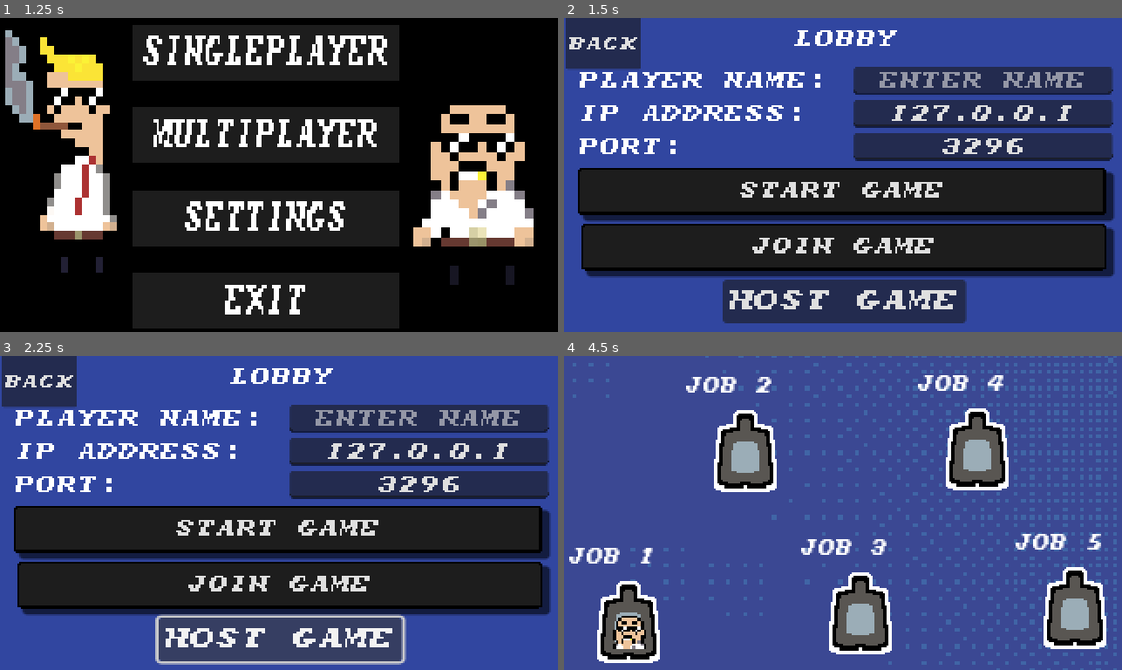
Above: before the commit, frames 1-4 (two rows, left to right).
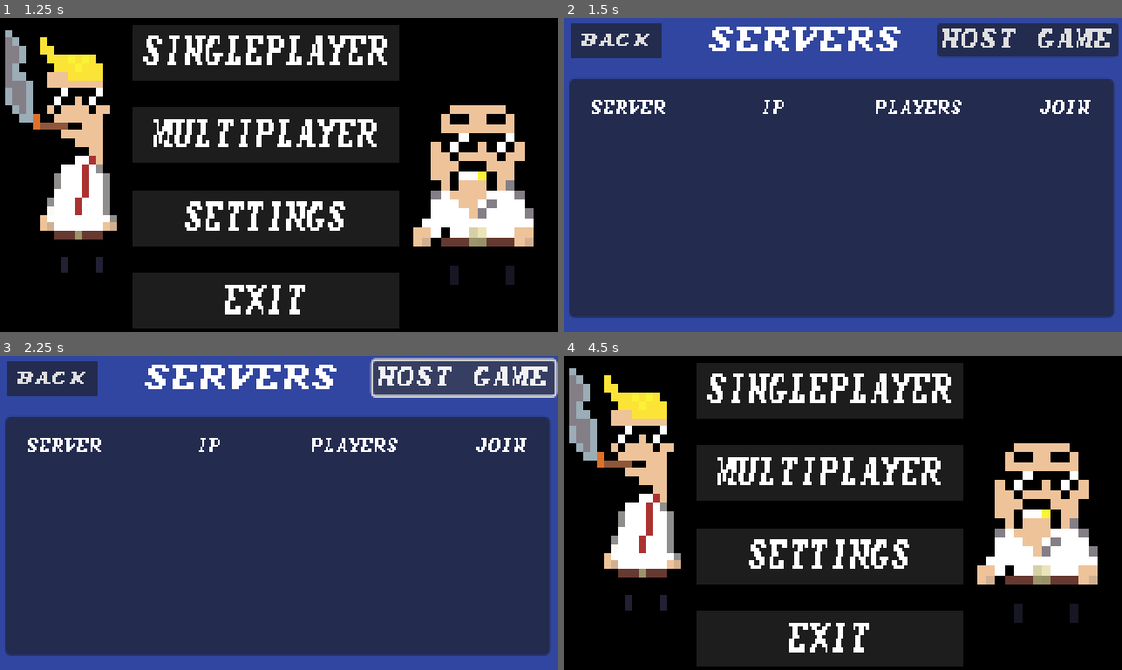
Above: after the commit, the same moments.

Repository: Flipfloppm/jump-n-gun
Game: Godot game, scene res://Levels/level_selection/title_screen.tscn
Same seed, same stepped clock (60 frames per second), same inputs: the game is played once before the commit and once after it.
Inputs (mouse positions are in pixels of both pictures, inside the frame that each line leads up to):
- Up to frame 1 (1.25 s): tap Enter (ChooseLevel) at 0.5 s; move the mouse to (401, 159) at 0.52 s; hold D (right) from 0.53 s (still down); hold Enter (ChooseLevel) from 0.53 s (still down); click (401, 159) at 0.67 s; tap Space (jump) at 0.77 s
- Up to frame 2 (1.5 s): release D (right) at 1.25 s; release Enter (ChooseLevel) at 1.25 s; click "Singleplayer" at 1.25 s
- Up to frame 3 (2.25 s): click "Host Game" at 2 s
- Up to frame 4 (4.5 s): click (843, 585) at 2.75 s, where only the run before the commit has a clickable "Join Game"; click (843, 528) at 3.5 s, where only the run before the commit has a clickable "Start Game"; click (614, 377) at 4.25 s, where only the run after the commit has a clickable "Back"

Frame 1 is identical in both runs. In frame 2, 68% of the frame differs, in the area x 0-100%, y 0-98%; in frame 3, 69%; in frame 4, 98%, in the area x 0-100%, y 0-100%.
Error before the commit: Invalid access to property or key 'childServerJoin' on a base object of type 'null instance'. (res://ClientLobby/lobby.gd:18)
Error after the commit: Invalid access to property or key '1' on a base object of type 'Nil'. (res://ClientLobby/lobby.gd:37)

Commit message:
switched lobby ui over but server browser isn't listening

Diff:
--- a/ClientLobby/ServerBrowser.gd
+++ b/ClientLobby/ServerBrowser.gd
@@ -24,11 +24,11 @@
 	var ok = listener.bind(listenPort)
 	if ok == OK:
 		print("Listen to port: " + str(listenPort) + " Successful!")
-		$ListenPortLabel.text = "Listening to port: True " + str(listenPort)
+		#$ListenPortLabel.text = "Listening to port: True " + str(listenPort)
 	else:
 		# NOTE: when running 2 instances, only one will be able to bind. This is expected.
 		print("Failed to listen to port, error: " + str(ok))
-		$ListenPortLabel.text = "Listening to port: False"
+		#$ListenPortLabel.text = "Listening to port: False"
 
 func setup_server_broadcast(serverName):
 	RoomInfo["name"] = serverName
@@ -42,7 +42,7 @@
 	var code = OS.execute("./get_ip", [], output, true)
 	broadcastIP = output[0]
 	print("retrived IP: " + broadcastIP)
-	#broadcastIP = "168.5.191.255"
+	#broadcastIP = "2601:2c6:4500:f60:0:0:0:ae78"
 	broadcaster.set_dest_address(broadcastIP, listenPort)
 
 	# Start broadcasting on a specified port.
--- a/ClientLobby/lobby.gd
+++ b/ClientLobby/lobby.gd
@@ -1,58 +1,67 @@
 extends Control
 
-@onready var server = $CenterContainer/VBoxContainer/Server
-@onready var player_name = $CenterContainer/VBoxContainer/GridContainer/NameEdit
-@onready var selected_IP = $CenterContainer/VBoxContainer/GridContainer/IPEdit
-@onready var selected_port = $CenterContainer/VBoxContainer/GridContainer/PortEdit
-@onready var joinBtn = $CenterContainer/VBoxContainer/JoinBtn
-@onready var hostBtn = $CenterContainer/VBoxContainer/Server/HostGame
-@onready var playerName = $CenterContainer/VBoxContainer/GridContainer/NameEdit
-@onready var server_browser = $ServerBrowser
-@onready var waiting_room = $WaitingRoom
+@onready var server = $CanvasLayer/Server
+#@onready var player_name = $CenterContainer/VBoxContainer/GridContainer/NameEdit
+#@onready var selected_IP = $CenterContainer/VBoxContainer/GridContainer/IPEdit
+#@onready var selected_port = $CenterContainer/VBoxContainer/GridContainer/PortEdit
+#@onready var joinBtn = $CenterContainer/VBoxContainer/JoinBtn
+@onready var hostBtn = $CanvasLayer/Server/HostGame
+#@onready var playerName = $CenterContainer/VBoxContainer/GridContainer/NameEdit
+@onready var server_browser = $CanvasLayer/ServerBrowser
+@onready var waiting_room = $CanvasLayer/WaitingRoom
 
 
 # Called when the node enters the scene tree for the first time.
 func _ready():
 	multiplayer.connected_to_server.connect(connected_to_server)
 	multiplayer.connection_failed.connect(connection_failed)
-	$ServerBrowser.childServerJoin.connect(join_server_by_ip)
+	server_browser.childServerJoin.connect(join_server_by_ip)
 	waiting_room.client_disconnect_request.connect(remove_client)
 
 # this gets called only by clients
 func connected_to_server():
 	print("connected to server")
 	# call register info on the server first
-	register_player_info.rpc_id(1, player_name.text, multiplayer.get_unique_id())
+	#register_player_info.rpc_id(1, player_name.text, multiplayer.get_unique_id())
+	register_player_info.rpc_id(1, "david", multiplayer.get_unique_id())
 
 # this gets called only by clients
 func connection_failed():
 	print("connection failed")
 
 func _on_host_game_pressed():
+	print("host game pressed")
 	var host_info = server.start_server()
-	selected_port.text = str(host_info[0])
-	selected_IP.text = str(host_info[1])
-	joinBtn.disabled = true
+	#selected_port.text = str(host_info[0])
+	#selected_IP.text = str(host_info[1])
+	print("ip:" + str(host_info[1]))
+	#joinBtn.disabled = true
 	hostBtn.disabled = true
-	register_player_info(player_name.text, multiplayer.get_unique_id())
+	hostBtn.visible = false
+	#register_player_info(player_name.text, multiplayer.get_unique_id())
+	register_player_info("david", multiplayer.get_unique_id())
 	print(GameManager.PLAYERS)
-	$ServerBrowser.setup_server_broadcast(playerName.text + "'s server")
+	#$ServerBrowser.setup_server_broadcast(playerName.text + "'s server")
+	server_browser.setup_server_broadcast("david" + "'s server")
 	# move to waiting room
-	$ServerBrowser.visible = false
-	$CenterContainer.visible = false
+	server_browser.visible = false
+	#$CenterContainer.visible = false
 	waiting_room.visible = true
+	$CanvasLayer/BackBtn.visible = false
+	$CanvasLayer/Servers.visible = false
 
 
 
 
-func _on_join_btn_pressed():
-	print("join pressed")
-	join_server_by_ip(selected_IP.text)
-	joinBtn.disabled = true
+#func _on_join_btn_pressed():
+	#print("join pressed")
+	#join_server_by_ip(selected_IP.text)
+	#joinBtn.disabled = true
 
 func join_server_by_ip(ip):
 	var peer = ENetMultiplayerPeer.new()
-	peer.create_client(ip, int(selected_port.text))
+	#peer.create_client(ip, int(selected_port.text))
+	peer.create_client(ip, 3296)
 	multiplayer.set_multiplayer_peer(peer)
 	# move to waiting room
 	$ServerBrowser.visible = false
--- a/ClientLobby/lobby.tscn
+++ b/ClientLobby/lobby.tscn
@@ -1,11 +1,12 @@
-[gd_scene load_steps=17 format=3 uid="uid://cenr2w0dnjfvy"]
+[gd_scene load_steps=19 format=3 uid="uid://cenr2w0dnjfvy"]
 
 [ext_resource type="PackedScene" uid="uid://t43uc074fdn3" path="res://Server/server.tscn" id="1_73qnq"]
 [ext_resource type="FontFile" path="res://castlevania-dracula-x-small-snes.ttf" id="1_fsqd7"]
 [ext_resource type="Script" path="res://ClientLobby/lobby.gd" id="1_ksb3b"]
 [ext_resource type="Texture2D" path="res://Art/UI/example-button.png" id="2_mukv1"]
-[ext_resource type="Texture2D" path="res://Art/UI/title-bkg.png" id="4_7swyg"]
-[ext_resource type="StyleBox" uid="uid://qhm3ejxbdlqi" path="res://Levels/level_selection/ugly-button-style.tres" id="5_2cfmt"]
+[ext_resource type="Script" path="res://ClientLobby/ServerBrowser.gd" id="3_i5x0a"]
+[ext_resource type="PackedScene" uid="uid://d1kmysrxcbgop" path="res://ClientLobby/server_info.tscn" id="4_j5rt1"]
+[ext_resource type="Script" path="res://ClientLobby/WaitingRoom.gd" id="5_rllne"]
 [ext_resource type="FontFile" uid="uid://cnyiuob14qqh7" path="res://Art/Fonts/castlevania-dracula-x-small-snes.ttf" id="6_umrrv"]
 
 [sub_resource type="AtlasTexture" id="AtlasTexture_b1jfh"]
@@ -30,20 +31,25 @@
 LineEdit/styles/focus = SubResource("StyleBoxTexture_6iqx8")
 LineEdit/styles/normal = SubResource("StyleBoxTexture_xsbx5")
 
-[sub_resource type="Theme" id="Theme_0rx6r"]
-Button/fonts/font = ExtResource("1_fsqd7")
-LineEdit/fonts/font = ExtResource("1_fsqd7")
-
-[sub_resource type="Theme" id="Theme_o32tr"]
-Button/fonts/font = ExtResource("1_fsqd7")
-
-[sub_resource type="Theme" id="Theme_le3wr"]
-Button/fonts/font = ExtResource("1_fsqd7")
-Button/styles/normal = ExtResource("5_2cfmt")
+[sub_resource type="Theme" id="Theme_uo451"]
+default_font = ExtResource("6_umrrv")
+default_font_size = 16
 
 [sub_resource type="Theme" id="Theme_lhs4f"]
 default_font = ExtResource("6_umrrv")
 default_font_size = 32
+
+[sub_resource type="Theme" id="Theme_l1eih"]
+default_font = ExtResource("6_umrrv")
+default_font_size = 16
+
+[sub_resource type="Theme" id="Theme_br80e"]
+default_font = ExtResource("6_umrrv")
+default_font_size = 8
+
+[sub_resource type="Theme" id="Theme_8nl1y"]
+default_font = ExtResource("6_umrrv")
+default_font_size = 16
 
 [node name="Lobby" type="Control"]
 clip_contents = true
@@ -68,67 +74,14 @@
 anchors_preset = -1
 anchor_left = -0.999
 anchor_top = -1.001
-offset_left = -16.32
-offset_top = -47.82
-offset_right = -24.0
-offset_bottom = -44.0
+offset_left = -118.32
+offset_top = -38.82
+offset_right = -118.32
+offset_bottom = -35.0
 grow_horizontal = 2
 grow_vertical = 2
 scale = Vector2(2.45886, 1.52125)
 color = Color(0.192157, 0.27451, 0.627451, 1)
-
-[node name="VBoxContainer" type="VBoxContainer" parent="CanvasLayer"]
-custom_minimum_size = Vector2(300, 0)
-offset_left = -311.0
-offset_top = -173.0
-offset_right = 101.0
-offset_bottom = -26.0
-scale = Vector2(0.741559, 0.676362)
-theme_override_constants/separation = 15
-
-[node name="LobbyLabel" type="Label" parent="CanvasLayer/VBoxContainer"]
-layout_mode = 2
-theme_override_fonts/font = ExtResource("1_fsqd7")
-text = "Lobby"
-horizontal_alignment = 1
-
-[node name="GridContainer" type="GridContainer" parent="CanvasLayer/VBoxContainer"]
-layout_mode = 2
-theme = SubResource("Theme_0rx6r")
-columns = 2
-
-[node name="NameLabel" type="Label" parent="CanvasLayer/VBoxContainer/GridContainer"]
-layout_mode = 2
-theme_override_fonts/font = ExtResource("1_fsqd7")
-text = "Player Name: "
-
-[node name="NameEdit" type="LineEdit" parent="CanvasLayer/VBoxContainer/GridContainer"]
-custom_minimum_size = Vector2(200, 0)
-layout_mode = 2
-placeholder_text = "Enter Name"
-alignment = 1
-
-[node name="IPLabel" type="Label" parent="CanvasLayer/VBoxContainer/GridContainer"]
-layout_mode = 2
-theme_override_fonts/font = ExtResource("1_fsqd7")
-text = "IP Address:"
-
-[node name="IPEdit" type="LineEdit" parent="CanvasLayer/VBoxContainer/GridContainer"]
-layout_mode = 2
-text = "127.0.0.1"
-placeholder_text = "Enter IP Address"
-alignment = 1
-
-[node name="PortLabel" type="Label" parent="CanvasLayer/VBoxContainer/GridContainer"]
-layout_mode = 2
-theme_override_fonts/font = ExtResource("1_fsqd7")
-text = "Port: "
-
-[node name="PortEdit" type="LineEdit" parent="CanvasLayer/VBoxContainer/GridContainer"]
-layout_mode = 2
-text = "3296"
-placeholder_text = "Enter Port Number"
-alignment = 1
 
 [node name="Server" parent="CanvasLayer" instance=ExtResource("1_73qnq")]
 anchors_preset = 0
@@ -146,54 +99,175 @@
 anchor_left = 0.388
 anchor_right = 0.614
 anchor_bottom = 1.0
-offset_left = -373.0
-offset_top = -234.0
-offset_right = -221.0
-offset_bottom = -201.0
+offset_left = -250.0
+offset_top = -381.0
+offset_right = -98.0
+offset_bottom = -357.0
 grow_horizontal = 2
 grow_vertical = 0
-scale = Vector2(0.918449, 0.758839)
-theme = SubResource("Theme_o32tr")
-
-[node name="JoinBtn" type="Button" parent="CanvasLayer"]
-layout_direction = 1
-offset_left = -310.0
-offset_top = -62.0
-offset_right = 102.0
-offset_bottom = -19.0
-scale = Vector2(0.730641, 0.617991)
-theme = SubResource("Theme_le3wr")
-text = "Join Game"
-
-[node name="StartGameBtn" type="Button" parent="CanvasLayer"]
-offset_left = -312.0
-offset_top = -94.0
-offset_right = 100.0
-offset_bottom = -51.0
-scale = Vector2(0.735215, 0.619962)
-size_flags_horizontal = 5
-theme = SubResource("Theme_le3wr")
-text = "Start Game"
+scale = Vector2(0.685469, 0.803715)
+theme = SubResource("Theme_uo451")
 
 [node name="BackBtn" type="Button" parent="CanvasLayer"]
-offset_left = -319.0
-offset_top = -180.0
-offset_right = -177.0
-offset_bottom = -59.0
+offset_left = -316.0
+offset_top = -177.0
+offset_right = -145.0
+offset_bottom = -95.0
 scale = Vector2(0.303511, 0.243339)
 theme = SubResource("Theme_lhs4f")
 text = "Back"
 
-[node name="Title-bkg" type="Sprite2D" parent="."]
+[node name="Servers" type="Label" parent="CanvasLayer"]
+offset_left = -237.0
+offset_top = -175.0
+offset_right = -123.0
+offset_bottom = -157.0
+theme = SubResource("Theme_l1eih")
+text = "Servers"
+
+[node name="ServerBrowser" type="Control" parent="CanvasLayer"]
+layout_mode = 3
+anchors_preset = 0
+offset_left = -294.0
+offset_top = -117.0
+offset_right = -254.0
+offset_bottom = -77.0
+scale = Vector2(1, 0.971427)
+script = ExtResource("3_i5x0a")
+serverInfo = ExtResource("4_j5rt1")
+
+[node name="BroadcastTimer" type="Timer" parent="CanvasLayer/ServerBrowser"]
+
+[node name="Panel" type="Panel" parent="CanvasLayer/ServerBrowser"]
+layout_mode = 1
+anchors_preset = -1
+anchor_left = 0.5
+anchor_top = -4.206
+anchor_right = 0.5
+anchor_bottom = -4.206
+offset_left = -43.0
+offset_top = 139.24
+offset_right = 244.0
+offset_bottom = 262.24
+scale = Vector2(1.08868, 1.14568)
+
+[node name="ServerInfoTitle" type="HBoxContainer" parent="CanvasLayer/ServerBrowser/Panel"]
+layout_mode = 0
+offset_left = -5.0
+offset_right = 362.0
+offset_bottom = 31.0
+scale = Vector2(0.827113, 1.0204)
+theme = SubResource("Theme_br80e")
+
+[node name="NameTitle" type="Label" parent="CanvasLayer/ServerBrowser/Panel/ServerInfoTitle"]
+layout_mode = 2
+size_flags_horizontal = 3
+text = "Server
+"
+horizontal_alignment = 1
+
+[node name="IPTitle" type="Label" parent="CanvasLayer/ServerBrowser/Panel/ServerInfoTitle"]
+layout_mode = 2
+size_flags_horizontal = 3
+text = "IP"
+horizontal_alignment = 1
+
+[node name="PlayerCountTitle" type="Label" parent="CanvasLayer/ServerBrowser/Panel/ServerInfoTitle"]
+layout_mode = 2
+size_flags_horizontal = 3
+text = "Players"
+horizontal_alignment = 1
+
+[node name="JoinTitle" type="Label" parent="CanvasLayer/ServerBrowser/Panel/ServerInfoTitle"]
+layout_mode = 2
+size_flags_horizontal = 3
+text = "Join"
+horizontal_alignment = 1
+
+[node name="VBoxContainer" type="VBoxContainer" parent="CanvasLayer/ServerBrowser/Panel"]
+layout_mode = 1
+anchors_preset = -1
+anchor_right = 1.0
+anchor_bottom = 0.094
+offset_top = 24.4397
+offset_bottom = 12.8777
+grow_horizontal = 2
+
+[node name="WaitingRoom" type="Control" parent="CanvasLayer"]
 visible = false
-modulate = Color(0.364706, 0.364706, 0.364706, 1)
-position = Vector2(932, 559.716)
-scale = Vector2(0.215758, 0.215758)
-texture = ExtResource("4_7swyg")
+layout_mode = 3
+anchors_preset = 15
+anchor_right = 1.0
+anchor_bottom = 1.0
+offset_left = -314.0
+offset_top = -179.0
+offset_right = -314.0
+offset_bottom = -175.0
+grow_horizontal = 2
+grow_vertical = 2
+theme = SubResource("Theme_8nl1y")
+script = ExtResource("5_rllne")
+
+[node name="UserIDLabel" type="Label" parent="CanvasLayer/WaitingRoom"]
+layout_mode = 0
+offset_left = -2.0
+offset_top = 1.0
+offset_right = 142.0
+offset_bottom = 24.0
+scale = Vector2(0.569726, 0.515493)
+text = "User ID: "
+
+[node name="Panel" type="Panel" parent="CanvasLayer/WaitingRoom"]
+layout_mode = 0
+offset_left = -3.0
+offset_top = 11.0
+offset_right = 351.0
+offset_bottom = 219.0
+scale = Vector2(0.887688, 0.483816)
+
+[node name="VBoxContainer" type="VBoxContainer" parent="CanvasLayer/WaitingRoom/Panel"]
+layout_mode = 1
+anchors_preset = 15
+anchor_right = 1.0
+anchor_bottom = 1.0
+offset_left = 1.12784
+offset_top = 1.57426
+offset_right = 1.12784
+offset_bottom = 1.57426
+grow_horizontal = 2
+grow_vertical = 2
+scale = Vector2(0.993627, 0.995313)
+
+[node name="WaitingRoomLabel" type="Label" parent="CanvasLayer/WaitingRoom/Panel/VBoxContainer"]
+layout_mode = 2
+text = "Waiting Room"
+horizontal_alignment = 1
+
+[node name="player_list" type="VBoxContainer" parent="CanvasLayer/WaitingRoom/Panel/VBoxContainer"]
+layout_mode = 2
+
+[node name="VBoxContainer" type="VBoxContainer" parent="CanvasLayer/WaitingRoom"]
+layout_mode = 0
+offset_left = -3.0
+offset_top = 113.0
+offset_right = 358.0
+offset_bottom = 193.0
+scale = Vector2(0.869655, 0.79598)
+
+[node name="StartGameBtn" type="Button" parent="CanvasLayer/WaitingRoom/VBoxContainer"]
+layout_mode = 2
+text = "Start Game"
+
+[node name="ExitRoomBtn" type="Button" parent="CanvasLayer/WaitingRoom/VBoxContainer"]
+layout_mode = 2
+text = "Exit Room"
+
+[node name="CancelHostBtn" type="Button" parent="CanvasLayer/WaitingRoom/VBoxContainer"]
+layout_mode = 2
+text = "Cancel Hosting Session"
 
 [connection signal="pressed" from="CanvasLayer/Server/HostGame" to="." method="_on_host_game_pressed"]
-[connection signal="pressed" from="CanvasLayer/JoinBtn" to="." method="_on_join_btn_pressed"]
-[connection signal="pressed" from="CanvasLayer/StartGameBtn" to="." method="_on_start_game_btn_pressed"]
 [connection signal="pressed" from="CanvasLayer/BackBtn" to="." method="_on_back_btn_pressed"]
+[connection signal="pressed" from="CanvasLayer/WaitingRoom/VBoxContainer/ExitRoomBtn" to="CanvasLayer/WaitingRoom" method="_on_exit_room_btn_pressed"]
 
 [editable path="CanvasLayer/Server"]
--- a/ClientLobby/server_select.tscn
+++ b/ClientLobby/server_select.tscn
@@ -197,13 +197,14 @@
 grow_horizontal = 2
 
 [node name="WaitingRoom" type="Control" parent="."]
-visible = false
 layout_mode = 1
 anchors_preset = 15
 anchor_right = 1.0
 anchor_bottom = 1.0
-offset_right = -2.0
-offset_bottom = 4.0
+offset_left = 57.9657
+offset_top = -9.00382
+offset_right = 57.9657
+offset_bottom = -5.00382
 grow_horizontal = 2
 grow_vertical = 2
 script = ExtResource("5_i4xtc")
